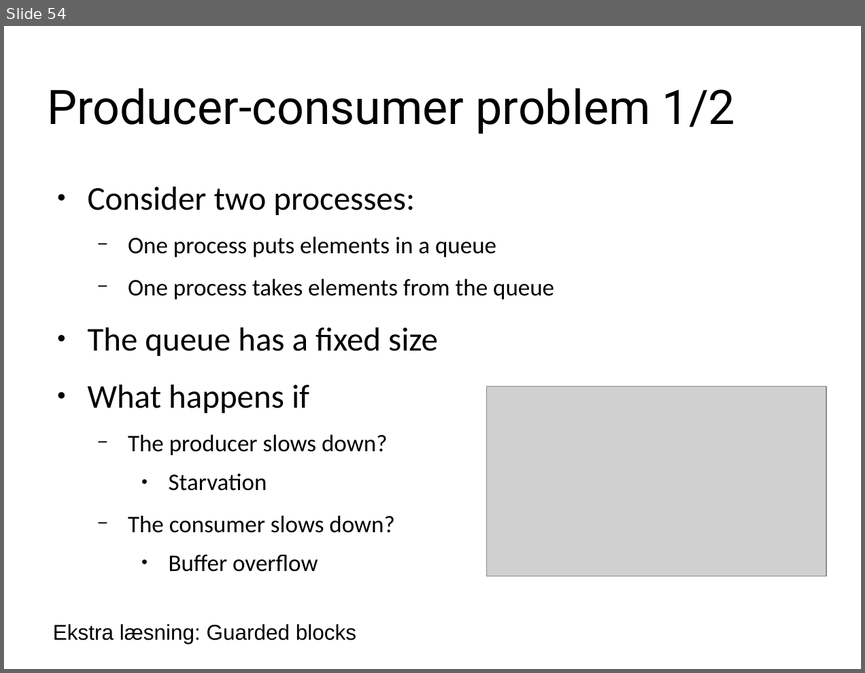
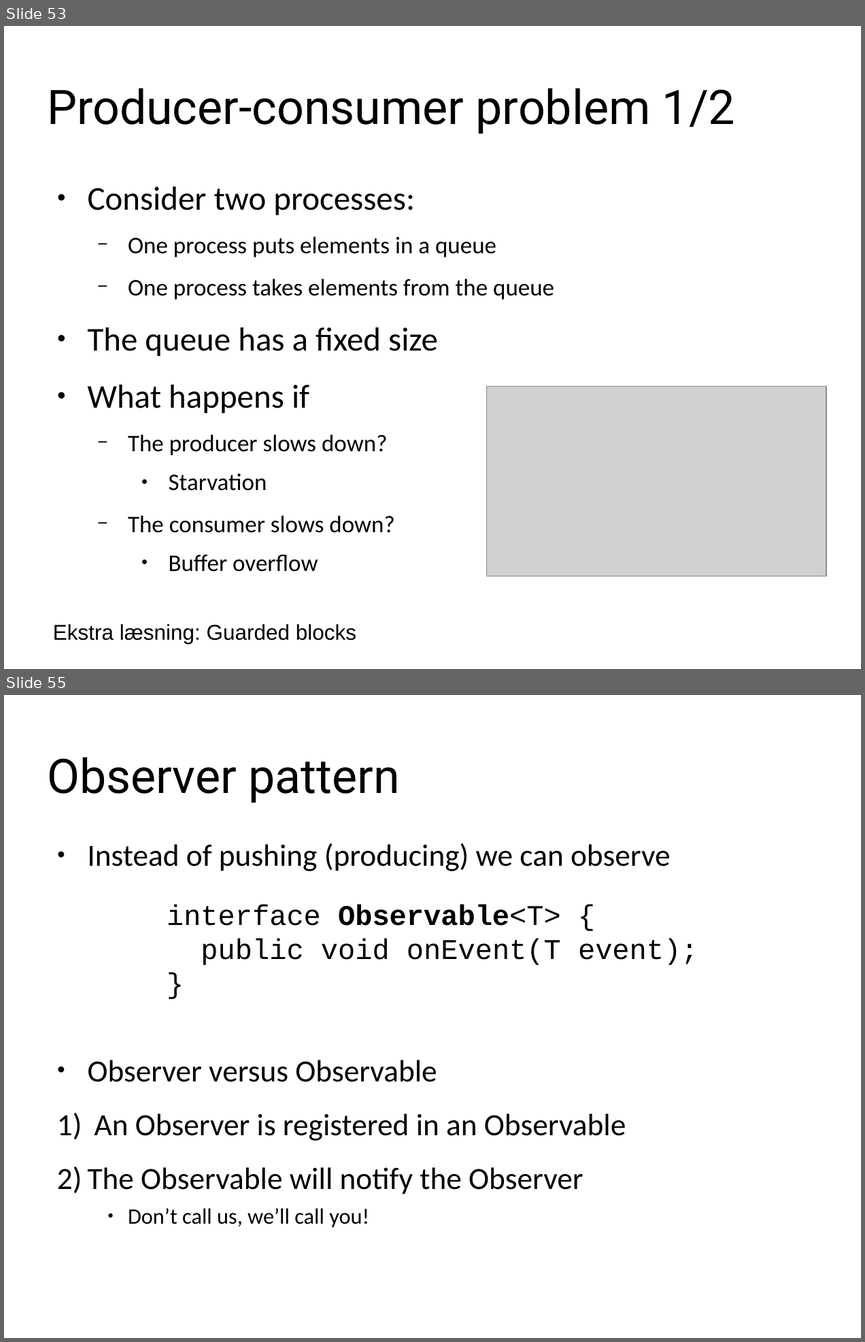
Before and after one commit to scheldejonas/week1-concurrency, a slide deck: presentation.odp. Shown one above the other, each under a label of ours: slide 54 before the commit, slides 53 and 55 after it; the slides between them are not shown. The pictures are 865x673 and 865x1342 pixels, drawn with LibreOffice and Linux fonts; fonts in the diff are those of the drawing; grey boxes stand for pictures; background and template pictures are left out. Boxes give left, top, right and bottom in pixels: in the first picture for what was removed or moved away, otherwise in the second. Text is boxed around its words. In the diff, an @@ line names an element or a change of style, - is before the commit and + after.

```diff
--- a/presentation.odp
+++ b/presentation.odp
@@ slide 55 added at [4, 695, 861, 1338], background #FFFFFF @@
@@ title added at [47, 757, 399, 803], 40 pt, text #000000 @@
+Observer pattern
@@ text added at [88, 843, 670, 1227], 25.9 pt, text #000000 @@
+● Instead of pushing (producing) we can observe
+● Observer versus Observable
+1) An Observer is registered in an Observable
+2) The Observable will notify the Observer
+      ● Don’t call us, we’ll call you!
@@ text added at [167, 904, 698, 965], 24 pt, text #000000 @@
+interface Observable<T> {
+public void onEvent(T event);
+}
@@ what was slide 54 is now slide 53 @@
```
Also in this commit, not shown: 2 slides changed, 2 other slides added, 1 slide removed, 16 other files.
